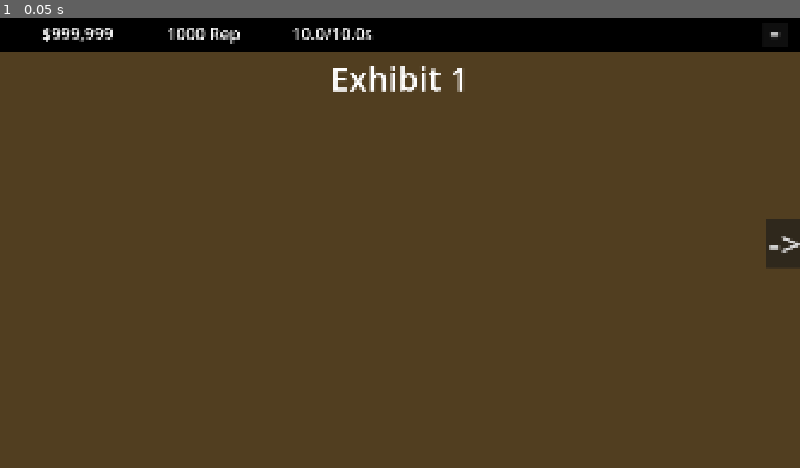
Above: before the commit, frame 1.
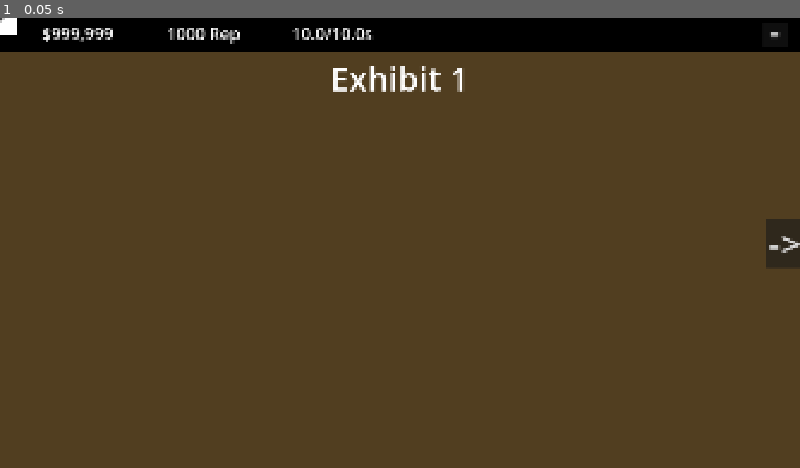
Above: after the commit, the same moment.

Repository: zsansone54/museum-game
Game: Godot game, scene res://Excavation.tscn
Same seed, same stepped clock (60 frames per second), same inputs: the game is played once before the commit and once after it. This scene is started directly instead of the project's main scene.
Inputs:
- Up to frame 1 (0.05 s): no input

The runs differ from the first frame. In frame 1, less than 0.1% of the frame differs, in the area x 0-3%, y 0-4%.

Commit message:
Update Excavation.tscn

Diff:
--- a/game/Excavation.tscn
+++ b/game/Excavation.tscn
@@ -1,4 +1,8 @@
 [gd_scene format=3 uid="uid://cnmiv3n2nh6xs"]
+
+[ext_resource type="Script" uid="uid://lenmkamk67wc" path="res://excavation.gd" id="1_rbatp"]
+[ext_resource type="PackedScene" uid="uid://coh5nxkprs0sc" path="res://PauseMenu.tscn" id="2_x6ne2"]
+[ext_resource type="PackedScene" uid="uid://bu1af3cp8soep" path="res://SettingsMenu.tscn" id="3_a50wm"]
 
 [node name="Excavation" type="Control" unique_id=2032322113]
 layout_mode = 3
@@ -7,6 +11,7 @@
 anchor_bottom = 1.0
 grow_horizontal = 2
 grow_vertical = 2
+script = ExtResource("1_rbatp")
 
 [node name="Background" type="ColorRect" parent="." unique_id=1278012946]
 layout_mode = 1
@@ -97,3 +102,58 @@
 scale = Vector2(1.1103836, 1.0138812)
 theme_override_font_sizes/font_size = 80
 text = "->"
+
+[node name="MapLabel" type="Label" parent="." unique_id=1249338393]
+layout_mode = 0
+offset_right = 40.0
+offset_bottom = 23.0
+
+[node name="MapArea" type="ColorRect" parent="." unique_id=1730253543]
+layout_mode = 0
+offset_right = 40.0
+offset_bottom = 40.0
+
+[node name="Area1Button" type="Button" parent="MapArea" unique_id=275443215]
+layout_mode = 0
+offset_right = 8.0
+offset_bottom = 8.0
+
+[node name="Area2Button" type="Button" parent="MapArea" unique_id=1140805455]
+layout_mode = 0
+offset_right = 8.0
+offset_bottom = 8.0
+
+[node name="SitePanel" type="PanelContainer" parent="." unique_id=1765479893]
+visible = false
+layout_mode = 0
+offset_right = 40.0
+offset_bottom = 40.0
+
+[node name="MarginContainer" type="MarginContainer" parent="SitePanel" unique_id=1628466259]
+layout_mode = 2
+
+[node name="VBoxContainer" type="VBoxContainer" parent="SitePanel/MarginContainer" unique_id=70571344]
+layout_mode = 2
+
+[node name="SiteNameLabel" type="Label" parent="SitePanel/MarginContainer/VBoxContainer" unique_id=218872737]
+layout_mode = 2
+
+[node name="Artifact1Button" type="Button" parent="SitePanel/MarginContainer/VBoxContainer" unique_id=616408072]
+layout_mode = 2
+
+[node name="Artifact2Button" type="Button" parent="SitePanel/MarginContainer/VBoxContainer" unique_id=1149261035]
+layout_mode = 2
+
+[node name="Artifact3Button" type="Button" parent="SitePanel/MarginContainer/VBoxContainer" unique_id=525389543]
+layout_mode = 2
+
+[node name="CloseButton" type="Button" parent="SitePanel/MarginContainer/VBoxContainer" unique_id=337294363]
+layout_mode = 2
+
+[node name="PauseMenu" parent="." unique_id=463487379 instance=ExtResource("2_x6ne2")]
+visible = false
+layout_mode = 1
+
+[node name="SettingsMenu" parent="." unique_id=1430616981 instance=ExtResource("3_a50wm")]
+visible = false
+layout_mode = 1
